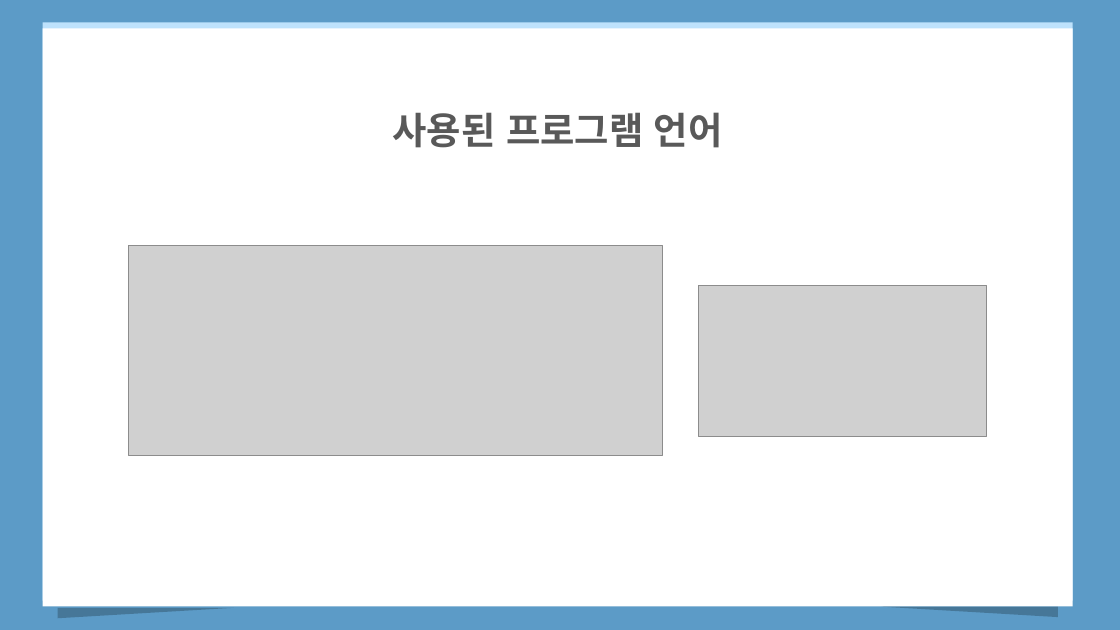
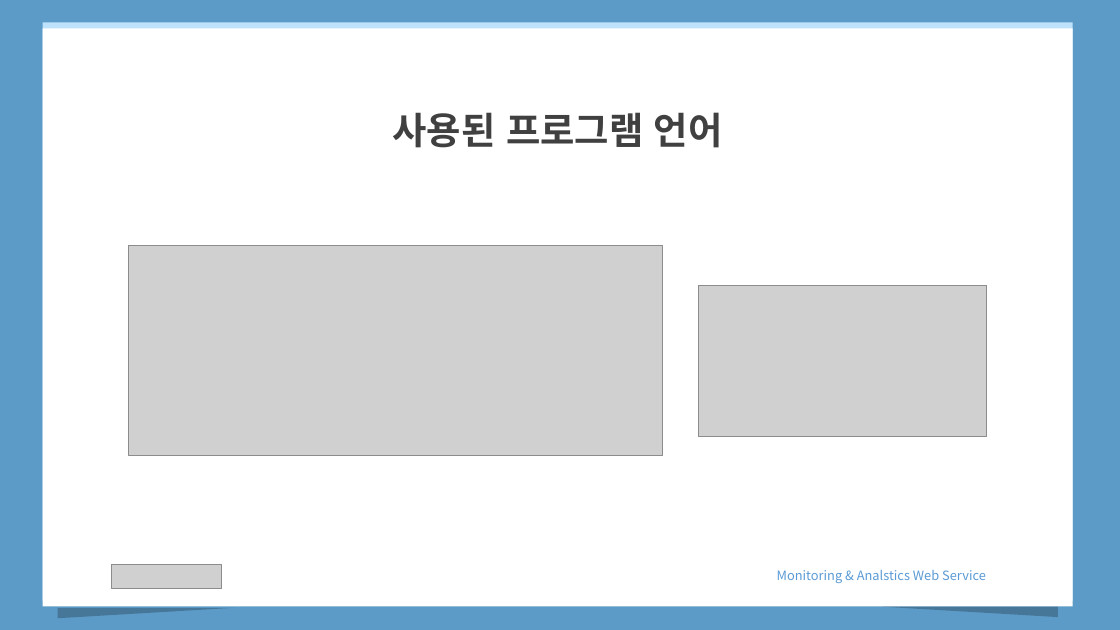
Before and after one commit to haomaru88/first_web, a slide deck: slide 3 of MonitoringWeb.pptx. Drawn at 1120x630 pixels with LibreOffice and Linux fonts; fonts in the diff are those of the drawing; grey boxes stand for pictures. Boxes give left, top, right and bottom in pixels: in the first picture for what was removed or moved away, otherwise in the second. Text is boxed around its words. In the diff, an @@ line names an element or a change of style, - is before the commit and + after.

```diff
--- a/MonitoringWeb.pptx
+++ b/MonitoringWeb.pptx
@@ text "사용된 프로그램 언어" at bbox=[393, 112, 723, 148]: text colour #595959 to #404040 @@
@@ picture added at bbox=[111, 565, 222, 589] @@
@@ text added at bbox=[777, 570, 986, 583], 11 pt, text #5B9BD5 @@
+Monitoring & Analstics Web Service
```
Also in this commit, not shown: 2 other slides changed, 1 slide added, 1 slide removed.
